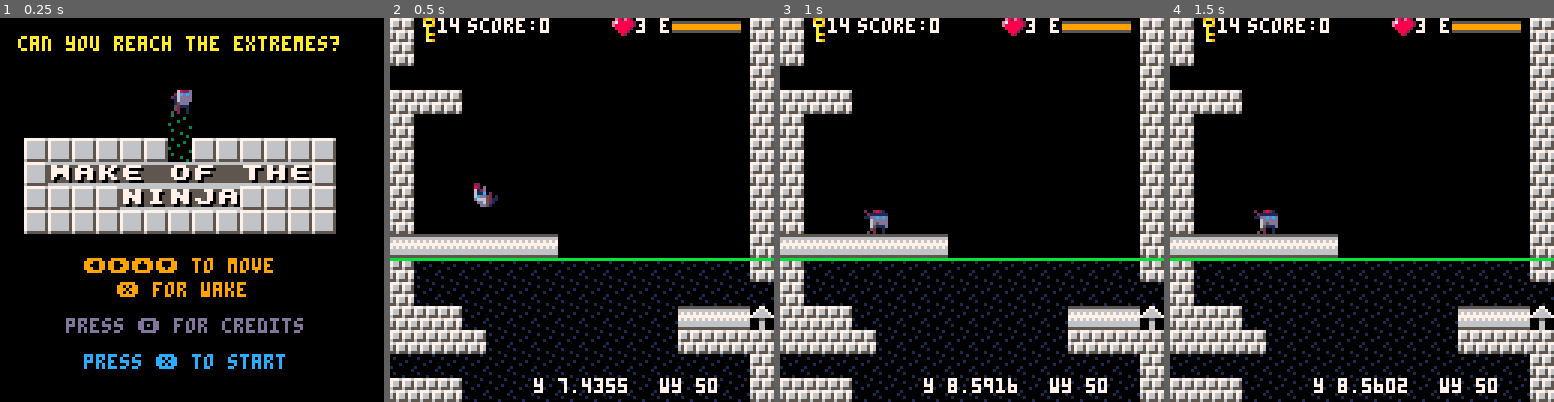
Above: before the commit, frames 1-4 (left to right).
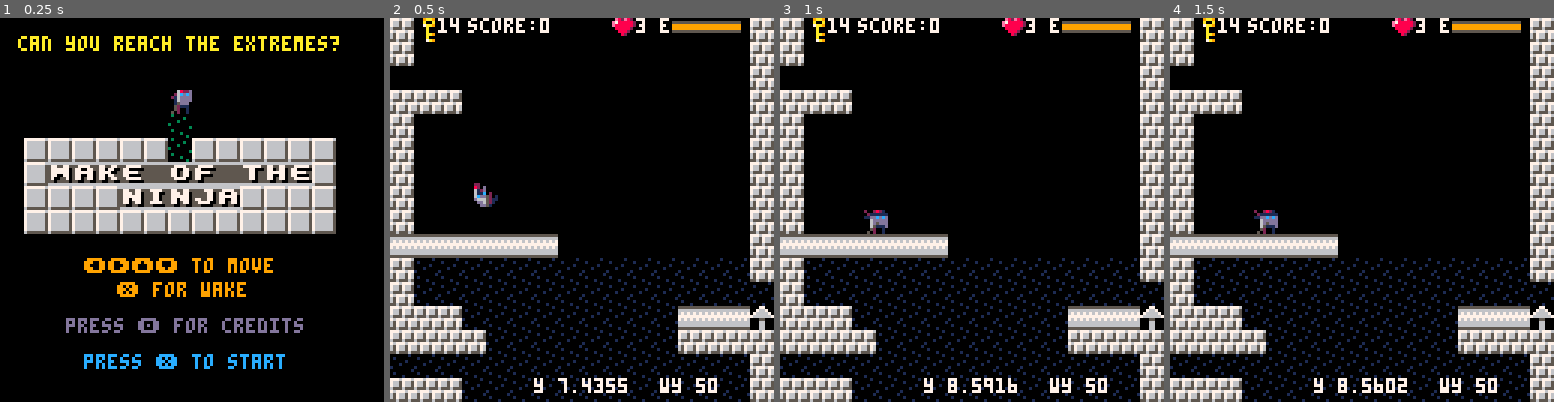
Above: after the commit, the same moments.

Repository: ggaughan/wake-of-the-ninja
Game: PICO-8 cartridge wakey.p8
Same seed, same stepped clock (60 frames per second), same inputs: the game is played once before the commit and once after it.
Inputs:
- Up to frame 1 (0.25 s): no input
- Up to frame 2 (0.5 s): tap X (X key) at 0.33 s
- Up to frame 3 (1 s): tap O (Z key) at 0.7 s
- Up to frame 4 (1.5 s): tap X (X key) at 1.07 s

Frame 1 is identical in both runs. In frame 2, 0.8% of the frame differs, in the area x 0-100%, y 62-64%; in frame 3, 0.8%; in frame 4, 0.8%.

Commit message:
Remove debug

Diff:
--- a/wakey.p8
+++ b/wakey.p8
@@ -632,8 +632,8 @@
  else
 		fy=a.dir==b
 	end
-	if (fy) printh("flipy")
-	if (a==pl) printh("*"..a.state)
+	--if (fy) printh("flipy")
+	--if (a==pl) printh("*"..a.state)
  if a.state then
 	 spr(anim[a.state][ceil(a.frame)],sx,sy,1,1, fx,fy)
 	else
@@ -940,11 +940,11 @@
 	 --print("t "..pl.t,0,9,7)  -- in k
 	 ----print("e "..pl.energy,90,8,7)  -- in k
 
-	 local wly = (water_level - wy) *8
-	 line(0, wly, 127, wly, 11)
-
-	 printh("pl.y+wy:"..((pl.y+wy)*8).." wl:"..water_level*8)
-	 printh(" "..pl.dy)
+	 --local wly = (water_level - wy) *8
+	 --line(0, wly, 127, wly, 11)
+
+	 --printh("pl.y+wy:"..((pl.y+wy)*8).." wl:"..water_level*8)
+	 --printh(" "..pl.dy)
  end
 end
 
@@ -1174,10 +1174,10 @@
 	 -- gravity
 	 if a.y + wy - 1 +1 > water_level then  -- note: +1 for extra row for smooth upward scrolling
 	 	a.dy -= w_g_y * a.mass
-	 	if (a==pl) printh("g>"..a.dy)
+	 	--if (a==pl) printh("g>"..a.dy)
 	 else
 	 	a.dy += w_g_y * a.mass
-	 	if (a==pl) printh("g"..a.dy)
+	 	--if (a==pl) printh("g"..a.dy)
 	 end
   --printh(a.dy.."!")
  else
@@ -1337,7 +1337,7 @@
 			end
 		end
 	end
-	printh("add "..d.." room "..(y-1).." "..w[y-1][door_pos+d_offset][1]..","..w[y-1][door_pos+d_offset][2])
+	--printh("add "..d.." room "..(y-1).." "..w[y-1][door_pos+d_offset][1]..","..w[y-1][door_pos+d_offset][2])
 end
 
 function make_world_row(y)
